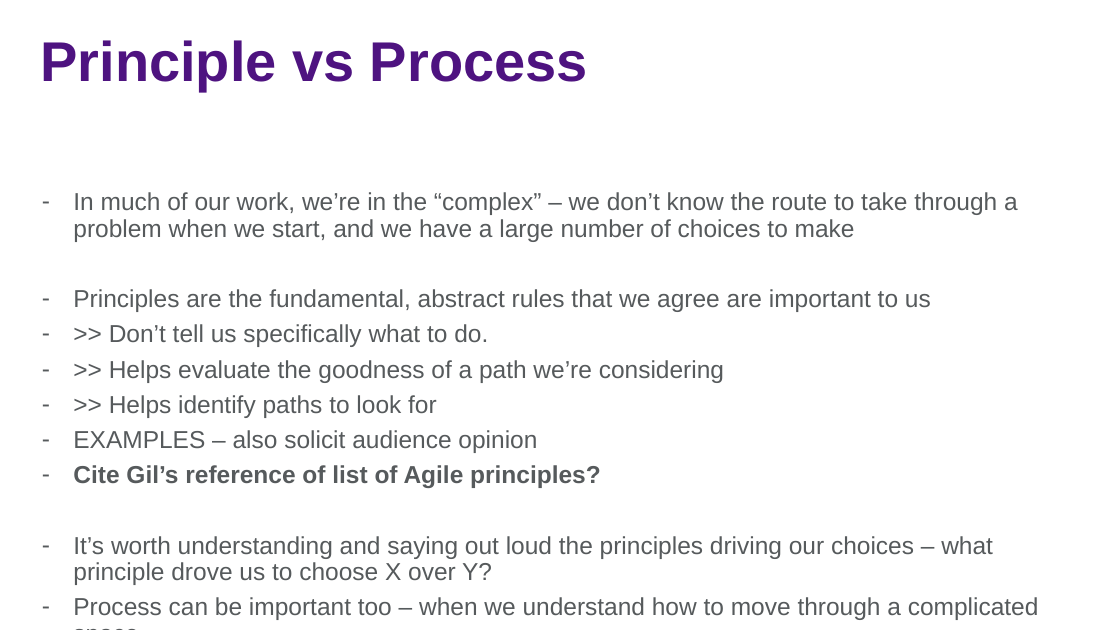
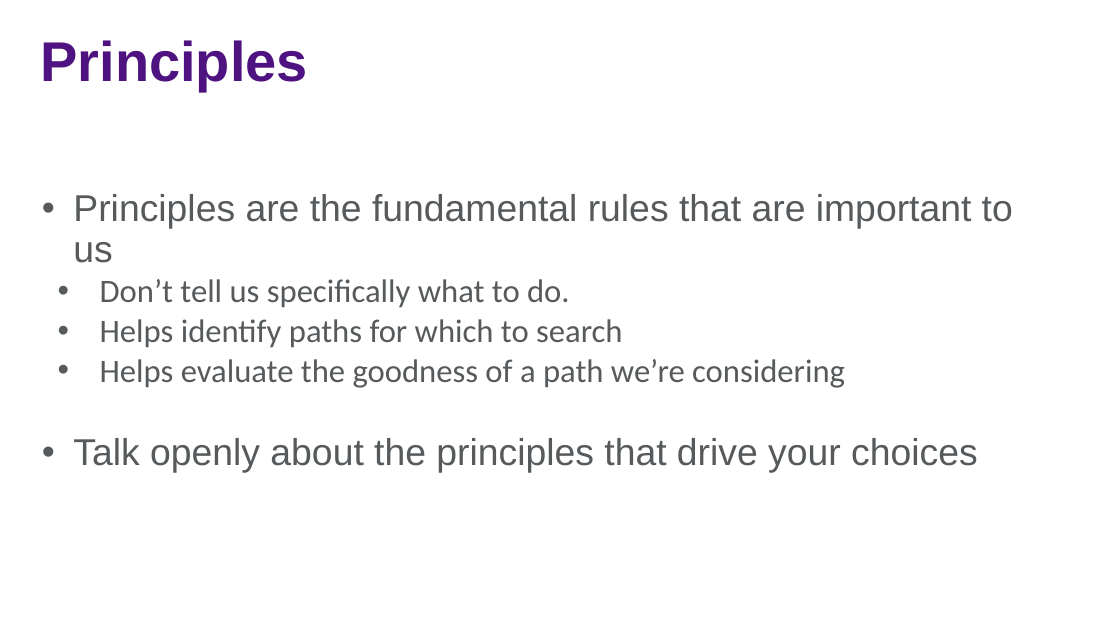
Before and after one commit to jasonjwood/presentations, a slide deck: slide 14 of InFusion2016 - Getting It Done - Jason Wood.pptx (slide 13 before the commit). Drawn at 1120x630 pixels with LibreOffice and Linux fonts; fonts in the diff are those of the drawing; background and template pictures are left out. Boxes give left, top, right and bottom in pixels: in the first picture for what was removed or moved away, otherwise in the second. Text is boxed around its words. In the diff, an @@ line names an element or a change of style, - is before the commit and + after.

```diff
--- a/InFusion2016 - Getting It Done - Jason Wood.pptx
+++ b/InFusion2016 - Getting It Done - Jason Wood.pptx
@@ title at (41,40,308,91): text changed @@
-Principle vs Process
+Principles
@@ text at (73,194,1013,473): text changed; size 21 to 28 pt; font Arial to Calibri @@
-– In much of our work, we’re in the “complex” – we don’t know the route to take through a problem when we start, and we have a large number of choices to make
-– Principles are the fundamental, abstract rules that we agree are important to us
-– >> Don’t tell us specifically what to do.
-– >> Helps evaluate the goodness of a path we’re considering
-– >> Helps identify paths to look for
-– EXAMPLES – also solicit audience opinion
-– Cite Gil’s reference of list of Agile principles?
-– It’s worth understanding and saying out loud the principles driving our choices – what principle drove us to choose X over Y?
-– Process can be important too – when we understand how to move through a complicated space
+• Principles are the fundamental rules that are important to us
+  • Don’t tell us specifically what to do.
+  • Helps identify paths for which to search
+  • Helps evaluate the goodness of a path we’re considering
+• Talk openly about the principles that drive your choices
```
Also in this commit, not shown: 9 other slides changed, 2 slides added.
